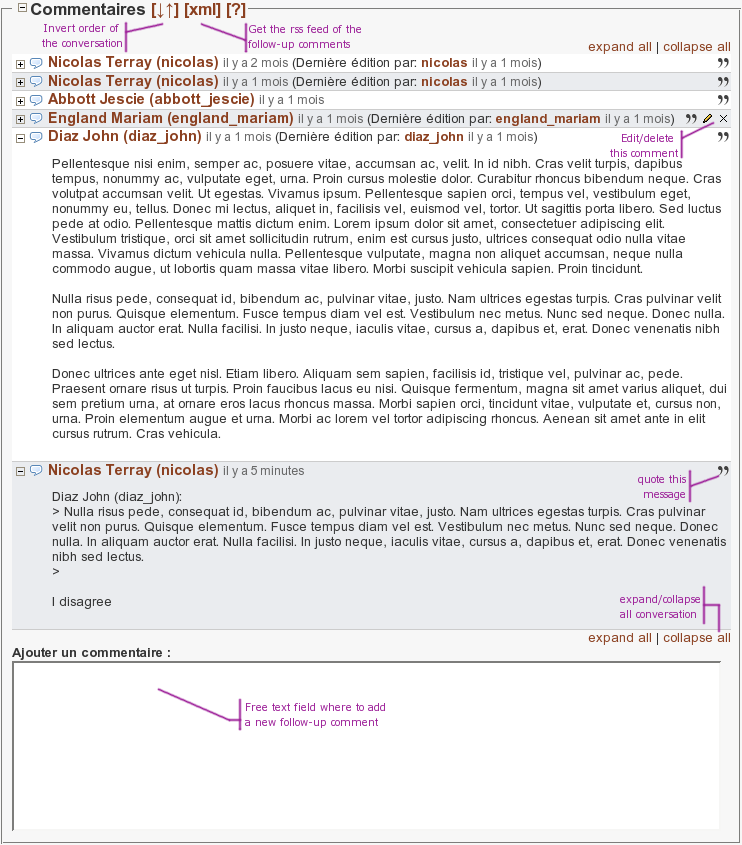
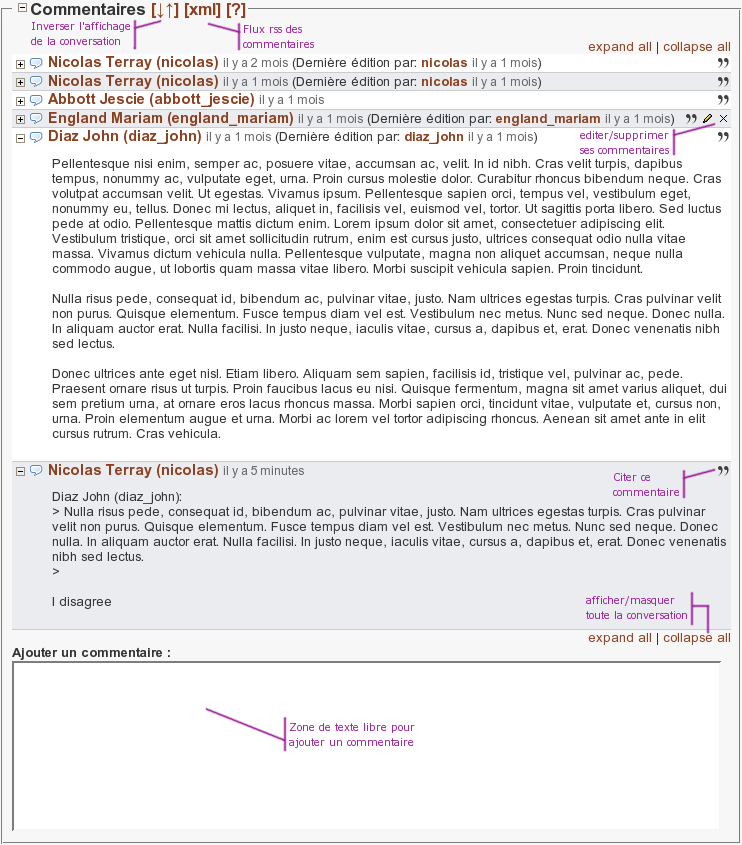
Comparing the layer stacks of the two 742×845 images. Changes:
added layer "Pasted Layer" above "Zone de texte libre pour ..." over box(133, 19, 241, 51)
added layer "Zone de texte libre pour ..." above "Citer ce ..." over box(289, 723, 415, 748)
added layer "Citer ce ..." above "editer/supprimer ..." over box(613, 473, 679, 496)
added layer "editer/supprimer ..." above "afficher/masquer ..." over box(580, 131, 669, 154)
added layer "afficher/masquer ..." above "Flux rss des ..." over box(586, 596, 687, 619)
renamed "Get the rss feed of the ..." to "Flux rss des ...", painted on it over box(243, 25, 361, 50)
renamed "Invert order of ..." to "Inverser l'affichage ...", painted on it over box(31, 22, 130, 47)
removed layer "Edit/delete ..." over box(610, 134, 678, 157)
removed layer "quote this ..." over box(638, 475, 686, 500)
removed layer "expand/collapse ..." over box(620, 595, 700, 618)
renamed "Free text field where to add ..." to "New Layer copy", painted on it over box(205, 122, 716, 752)
removed layer "New Layer" over box(124, 21, 721, 731)
